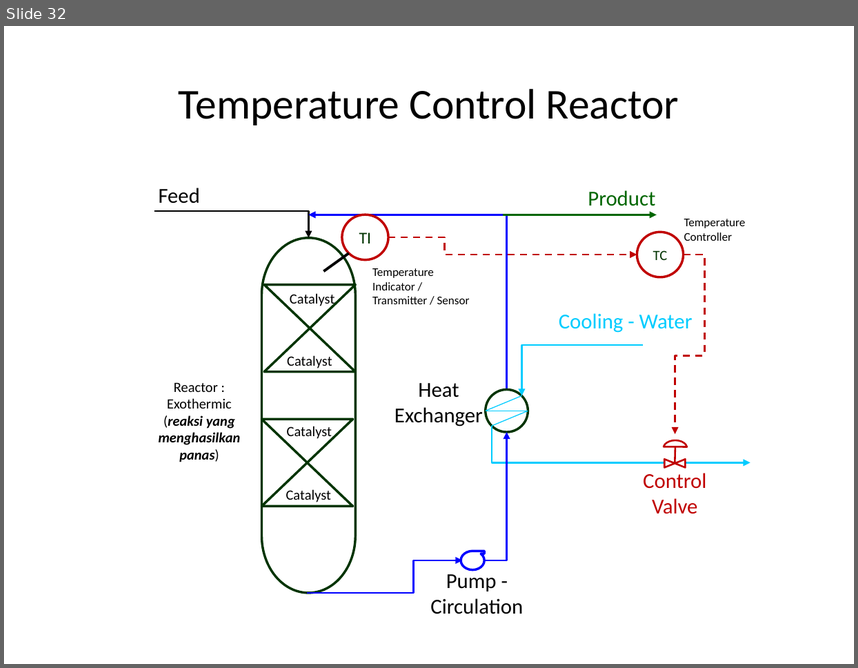
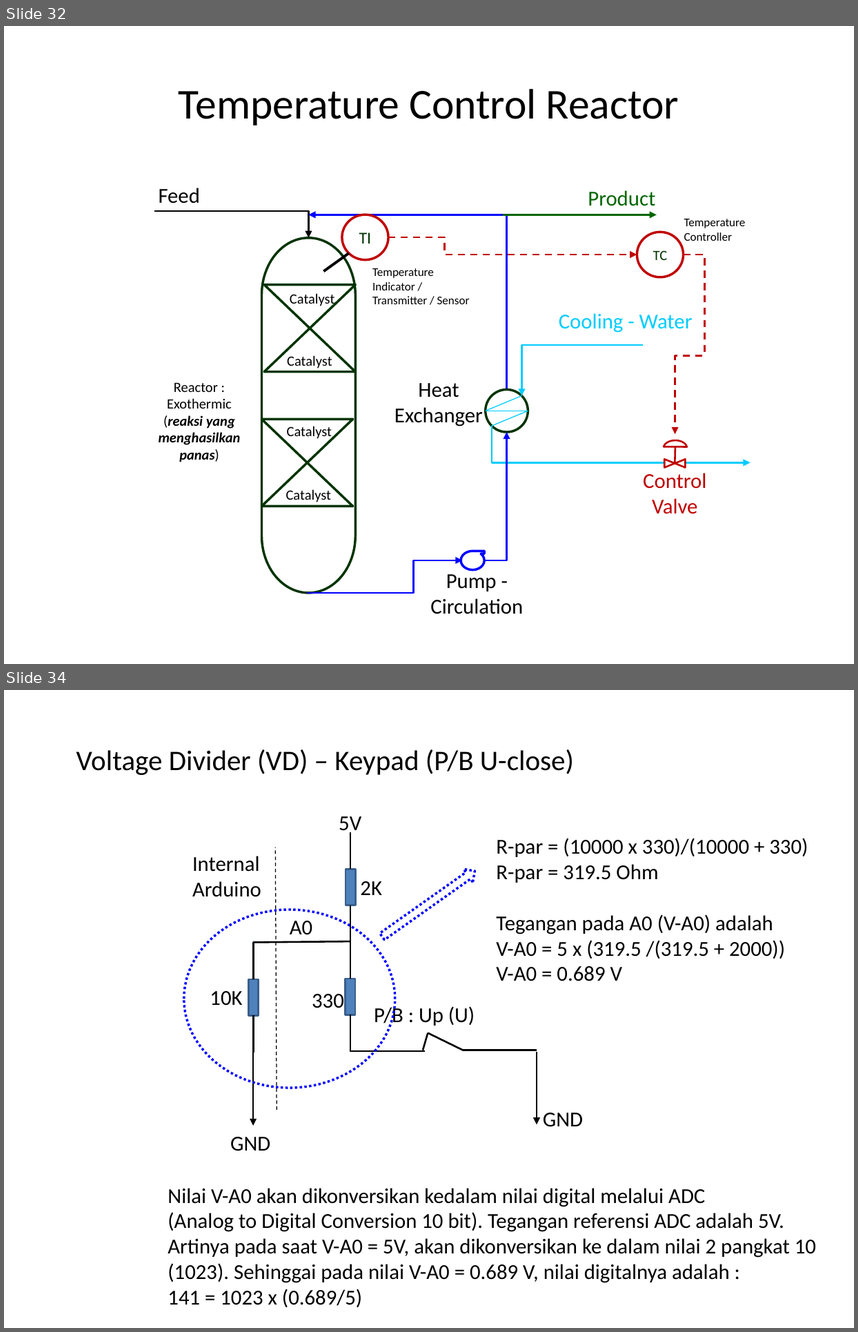
Before and after one commit to slametsampon/WFPS, a slide deck: resources/WFPS.pptx. Shown one above the other, each under a label of ours: slide 32 before the commit, slides 32 and 34 after it; the slides between them are not shown. The pictures are 858x668 and 858x1332 pixels, drawn with LibreOffice and Linux fonts; fonts in the diff are those of the drawing; background and template pictures are left out. Boxes give left, top, right and bottom in pixels: in the first picture for what was removed or moved away, otherwise in the second. Text is boxed around its words. In the diff, an @@ line names an element or a change of style, - is before the commit and + after.

```diff
--- a/resources/WFPS.pptx
+++ b/resources/WFPS.pptx
@@ slide 34 added at [4, 690, 854, 1328], background picture (left out) @@
@@ title added at [76, 749, 574, 775], 24 pt, text #000000 @@
+Voltage Divider (VD) – Keypad (P/B U-close)
@@ text added at [339, 816, 361, 836], 18 pt, text #000000 @@
+5V
@@ line added from (351, 869) to (351, 832), #000000 1.5 pt @@
@@ line added from (277, 1110) to (275, 847), #000000 0.75 pt dashed @@
@@ text added at [192, 856, 261, 897], 18 pt, text #000000 @@
+Internal
+Arduino
@@ rectangle added at [346, 869, 356, 906], fill #4F81BD, outline #3A5F8C 1.5 pt @@
@@ down arrow added at [378, 865, 479, 943], outline #0000FF 2 pt dashed @@
@@ text added at [360, 881, 382, 895], 18 pt, text #000000 @@
+2K
@@ ellipse added at [184, 909, 395, 1087], outline #0000FF 2 pt dashed @@
@@ line added from (351, 943) to (351, 905), #000000 1.5 pt @@
@@ text added at [496, 914, 785, 981], 18 pt, text #000000 @@
+R-par = (10000 x 330)/(10000 + 330)
+R-par = 319.5 Ohm
+Tegangan pada A0 (V-A0) adalah
+V-A0 = 5 x (319.5 /(319.5 + 2000))
+V-A0 = 0.689 V
@@ text added at [290, 920, 312, 935], 18 pt, text #000000 @@
+A0
@@ line added from (253, 979) to (253, 943), #000000 1.5 pt @@
@@ line added from (253, 943) to (253, 940), #4B7EBC 0.75 pt @@
@@ line added from (253, 943) to (350, 942), #000000 1.5 pt @@
@@ line added from (350, 978) to (350, 942), #000000 1.5 pt @@
@@ rectangle added at [249, 979, 259, 1016], fill #4F81BD, outline #3A5F8C 1.5 pt @@
@@ rectangle added at [345, 978, 355, 1015], fill #4F81BD, outline #3A5F8C 1.5 pt @@
@@ text added at [210, 991, 242, 1005], 18 pt, text #000000 @@
+10K
@@ text added at [312, 994, 344, 1008], 18 pt, text #000000 @@
+330
@@ line added from (253, 1052) to (253, 1016), #000000 1.5 pt @@
@@ line added from (350, 1052) to (350, 1015), #000000 1.5 pt @@
@@ text added at [374, 1005, 475, 1027], 18 pt, text #000000 @@
+P/B : Up (U)
@@ line added from (423, 1049) to (428, 1032), #000000 1.5 pt @@
@@ line added from (428, 1032) to (463, 1049), #000000 1.5 pt @@
@@ arrow added from (253, 1052) to (253, 1125), #000000 1.5 pt @@
@@ line added from (351, 1052) to (425, 1052), #000000 1.5 pt @@
@@ line added from (463, 1049) to (537, 1049), #000000 1.5 pt @@
@@ arrow added from (537, 1052) to (537, 1125), #000000 1.5 pt @@
@@ text added at [543, 1112, 583, 1127], 18 pt, text #000000 @@
+GND
@@ text added at [230, 1136, 270, 1151], 18 pt, text #000000 @@
+GND
@@ text added at [168, 1187, 816, 1307], 18 pt, text #000000 @@
+Nilai V-A0 akan dikonversikan kedalam nilai digital melalui ADC
+(Analog to Digital Conversion 10 bit). Tegangan referensi ADC adalah 5V.
+Artinya pada saat V-A0 = 5V, akan dikonversikan ke dalam nilai 2 pangkat 10
+(1023). Sehinggai pada nilai V-A0 = 0.689 V, nilai digitalnya adalah :
+141 = 1023 x (0.689/5)
```
Also in this commit, not shown: 1 other slide added, 6 other files.
